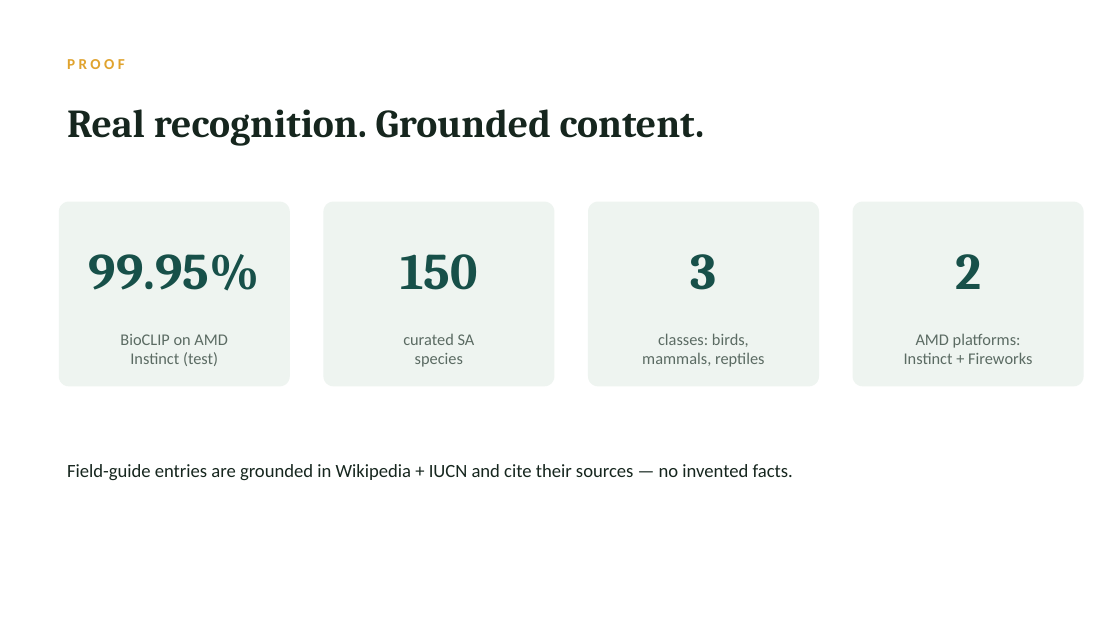
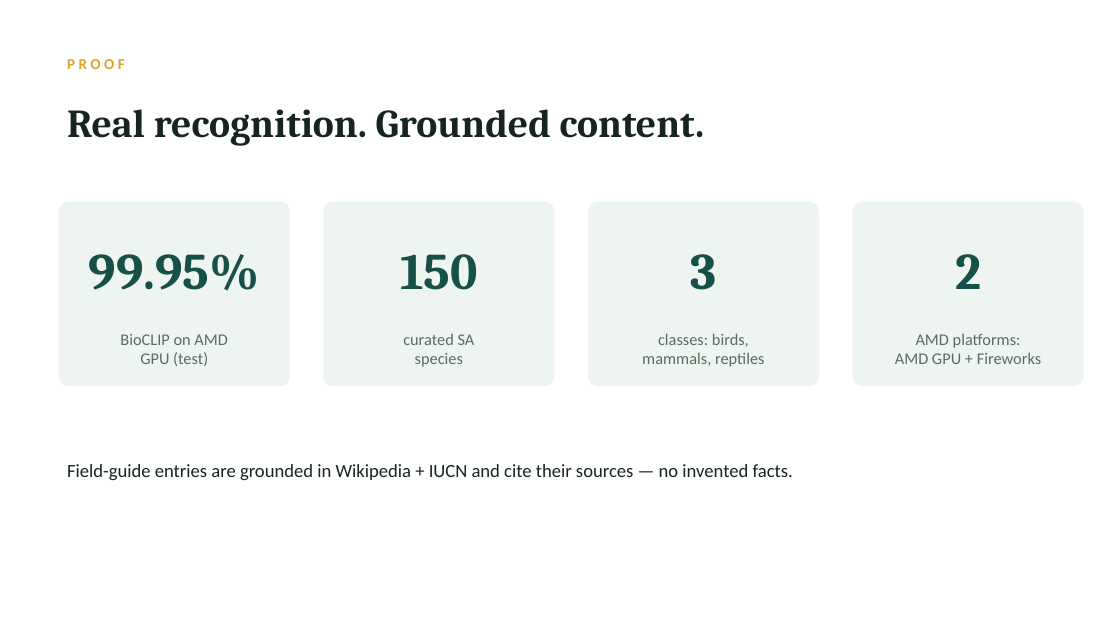
Before and after one commit to tannermundell/critto, a slide deck: slide 6 of slides/Critto-Pitch.pptx. Drawn at 1120x630 pixels with LibreOffice and Linux fonts; fonts in the diff are those of the drawing. Boxes give left, top, right and bottom in pixels: in the first picture for what was removed or moved away, otherwise in the second. Text is boxed around its words. In the diff, an @@ line names an element or a change of style, - is before the commit and + after.

Commit message:
Accurate AMD GPU wording (not Instinct) for our classifier

```diff
--- a/slides/Critto-Pitch.pptx
+++ b/slides/Critto-Pitch.pptx
@@ text at box(140, 352, 208, 366): text changed @@
-Instinct (test)
+GPU (test)
@@ text at box(895, 352, 1041, 364): text changed @@
-Instinct + Fireworks
+AMD GPU + Fireworks
```
Also in this commit, not shown: 1 other slide changed, 7 other files.
